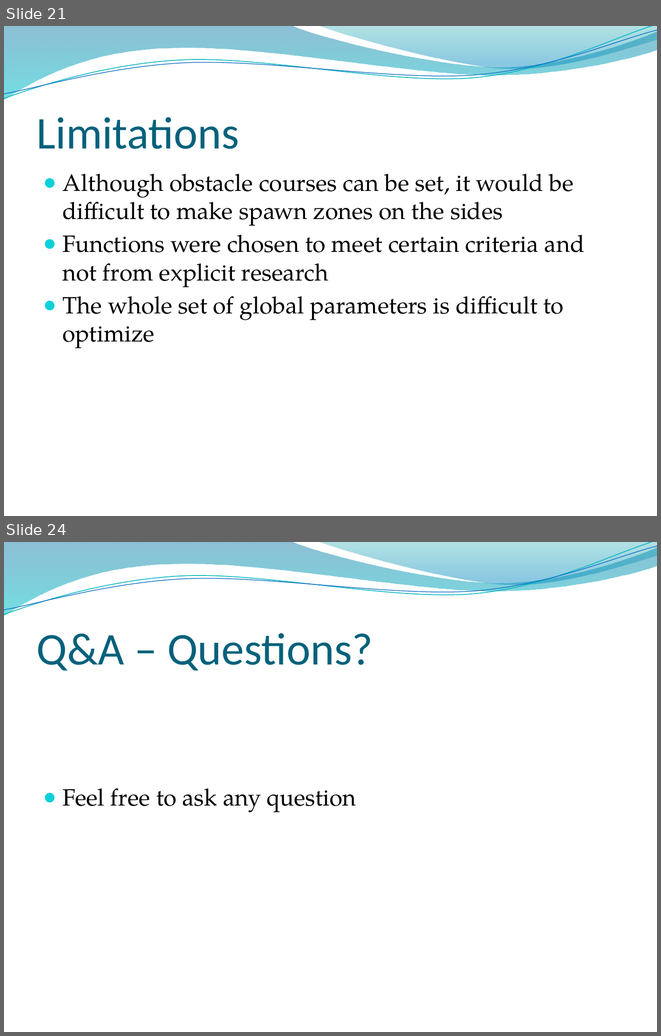
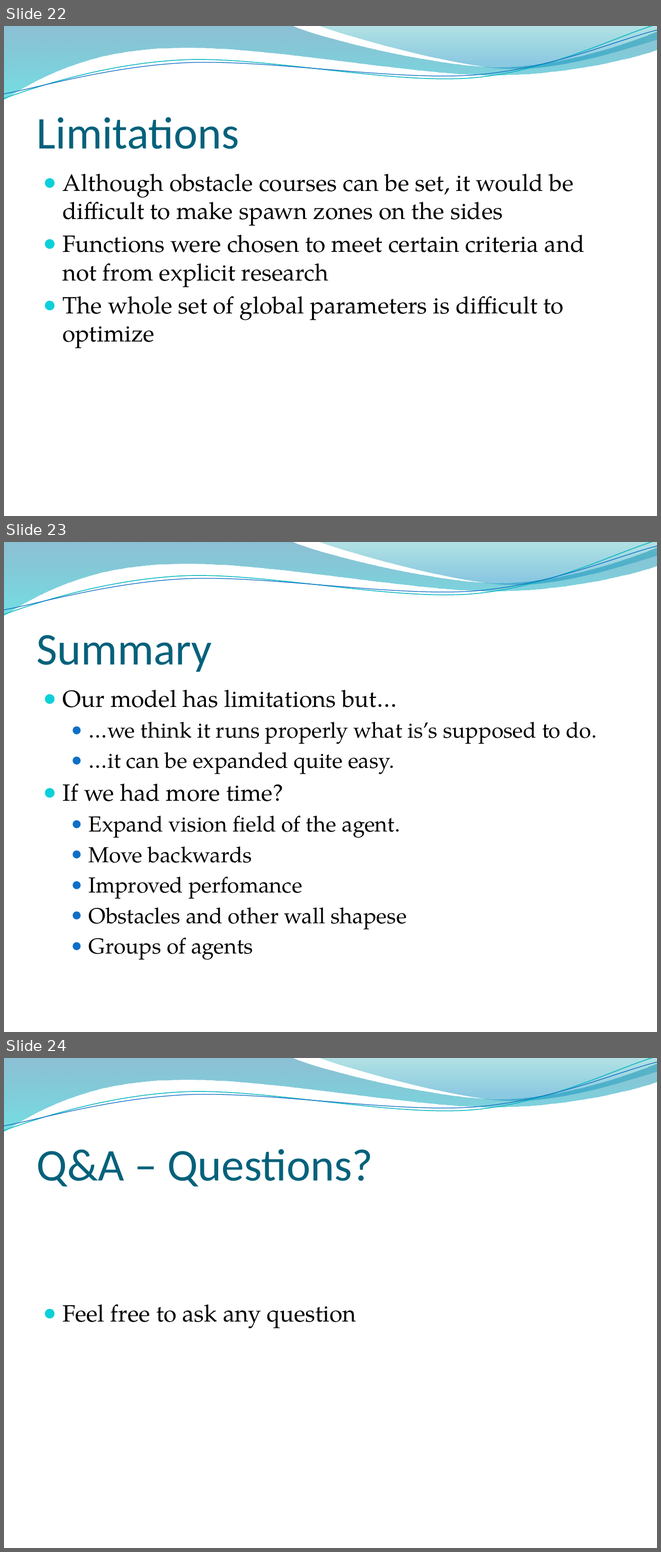
Before and after one commit to ratheile/MSSSM, a slide deck: presentation/Presentation.pptx. Shown one above the other, each under a label of ours: slides 21 and 24 before the commit, slides 22, 23 and 24 after it; the slides between them are not shown. The pictures are 661x1036 and 661x1552 pixels, drawn with LibreOffice and Linux fonts; fonts in the diff are those of the drawing; background and template pictures are left out. Boxes give left, top, right and bottom in pixels: in the first picture for what was removed or moved away, otherwise in the second. Text is boxed around its words. In the diff, an @@ line names an element or a change of style, - is before the commit and + after.

```diff
--- a/presentation/Presentation.pptx
+++ b/presentation/Presentation.pptx
@@ slide 23 added at (x1=4, y1=542, x2=657, y2=1032), background picture (left out); not listed: 4 template elements that a slide beside it also shows @@
@@ title added at (x1=37, y1=635, x2=212, y2=672), 50 pt, text #04617B @@
+Summary
@@ text added at (x1=63, y1=689, x2=597, y2=960), 24 pt, text #000000 @@
+● Our model has limitations but…
+  ● …we think it runs properly what is’s supposed to do.
+  ● …it can be expanded quite easy.
+● If we had more time?
+  ● Expand vision field of the agent.
+  ● Move backwards
+  ● Improved perfomance
+  ● Obstacles and other wall shapese
+  ● Groups of agents
@@ what was slide 21 is now slide 22 @@
```
Also in this commit, not shown: 1 slide changed, 3 other slides added, 4 slides removed.
